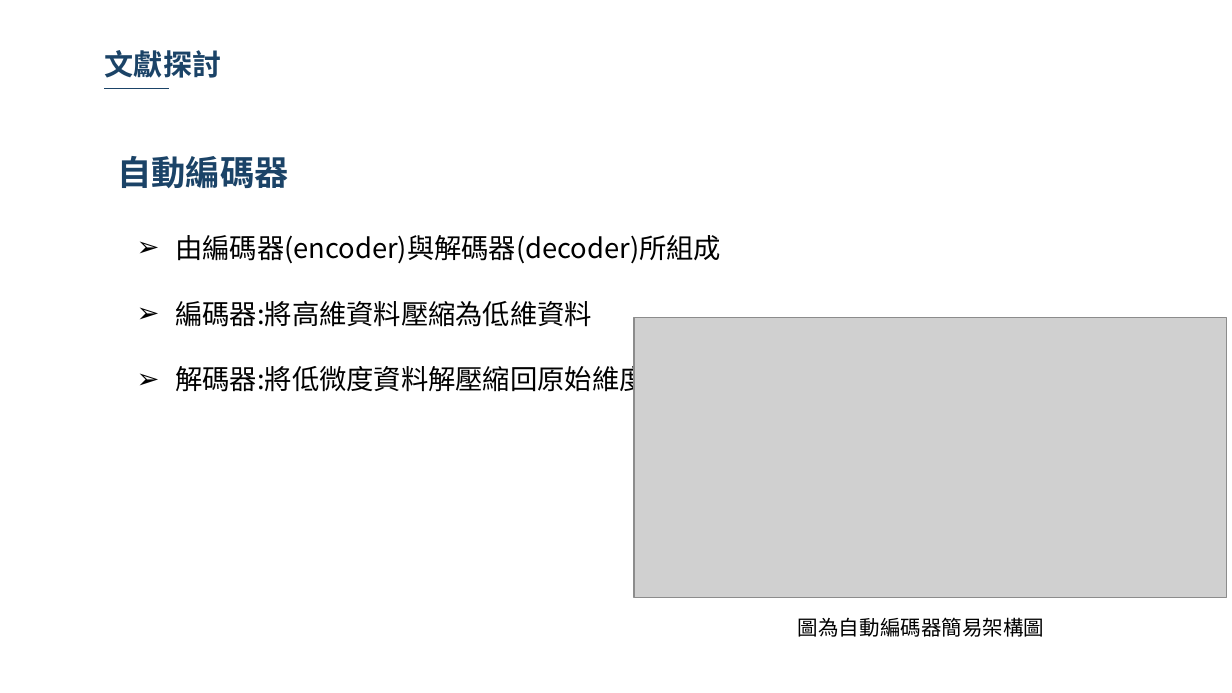
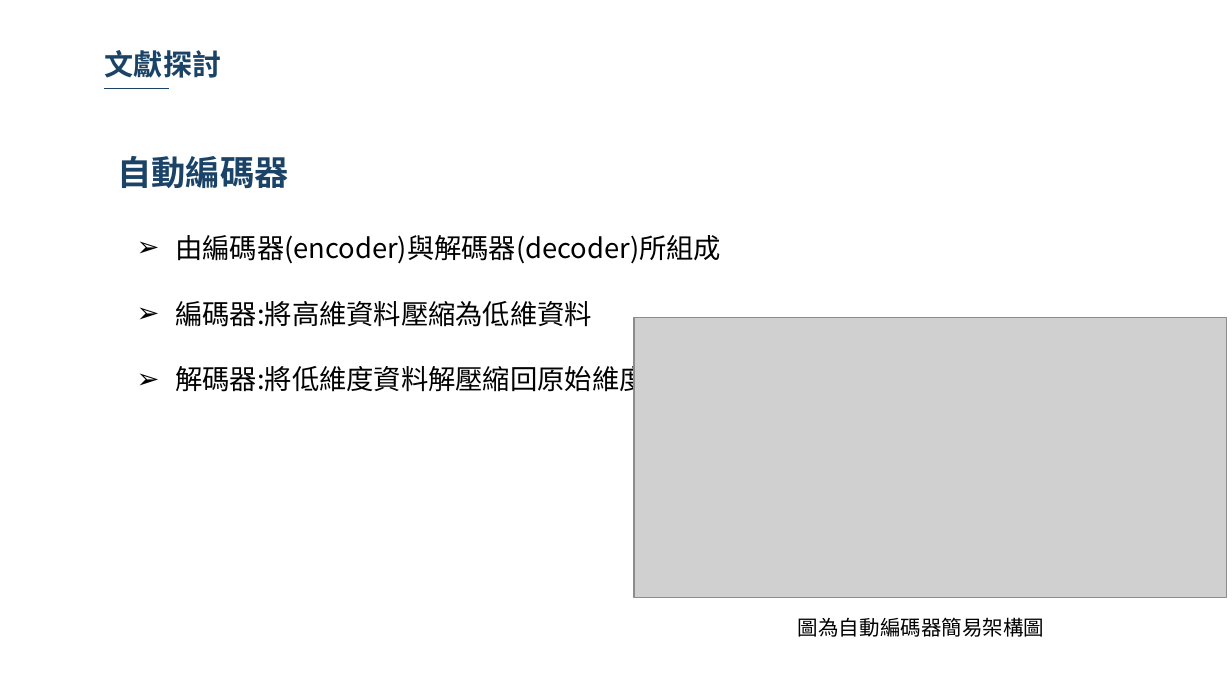
Before and after one commit to 10994015/paper, a slide deck: slide 18 of 論文/論文寫作期末報告.pptx. Drawn at 1232x693 pixels with LibreOffice and Linux fonts; fonts in the diff are those of the drawing; grey boxes stand for pictures; background and template pictures are left out. Boxes give left, top, right and bottom in pixels: in the first picture for what was removed or moved away, otherwise in the second. Text is boxed around its words. In the diff, an @@ line names an element or a change of style, - is before the commit and + after.

```diff
--- a/論文/論文寫作期末報告.pptx
+++ b/論文/論文寫作期末報告.pptx
@@ text at <box>175,362,646,397</box>: text changed @@
-➢ 解碼器:將低微度資料解壓縮回原始維度
+➢ 解碼器:將低維度資料解壓縮回原始維度
```
Also in this commit, not shown: 8 other slides changed, 1 slide added, 1 other file.
